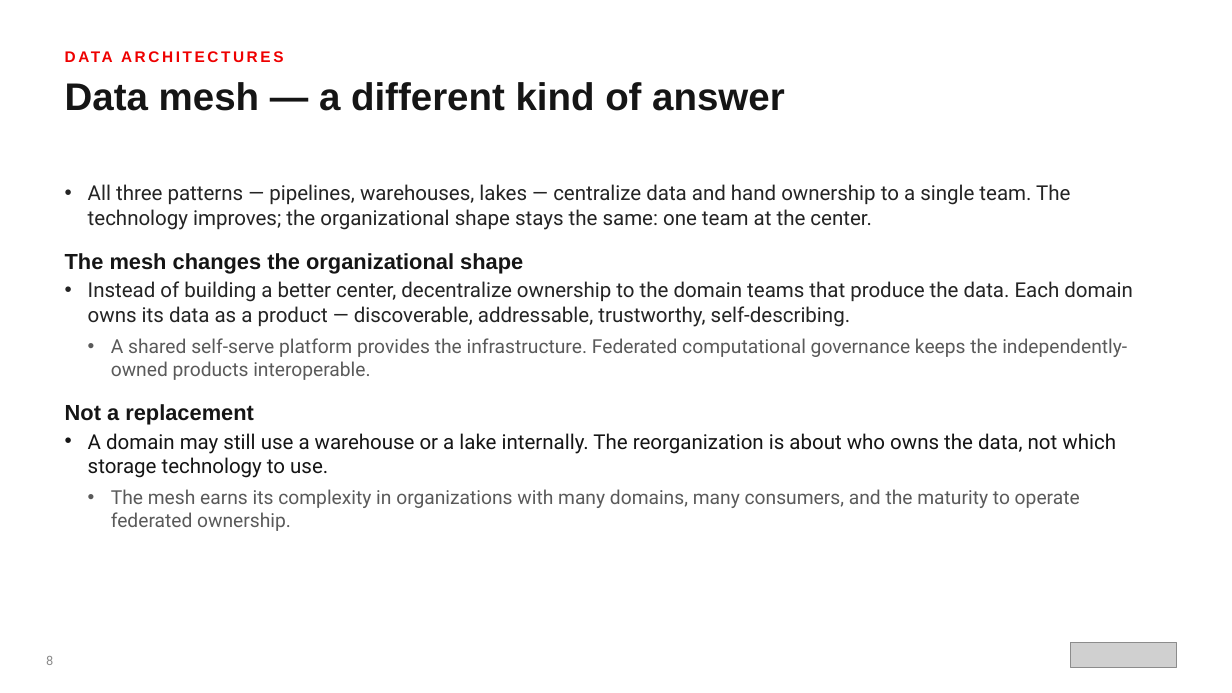
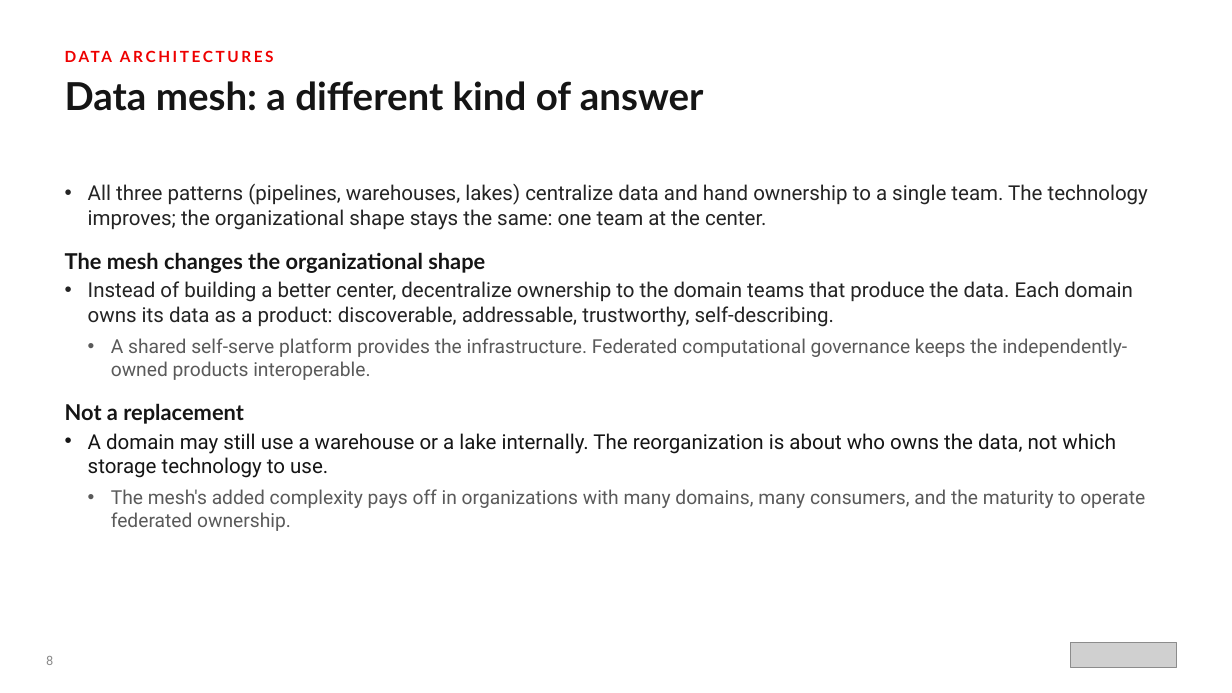
Before and after one commit to patterncatalyst/datamesh-reference-arch-python, a slide deck: slide 9 of presentation/data-mesh-101/The_Data_Mesh_101.pptx. Drawn at 1232x693 pixels with LibreOffice and Linux fonts; fonts in the diff are those of the drawing; grey boxes stand for pictures. Boxes give left, top, right and bottom in pixels: in the first picture for what was removed or moved away, otherwise in the second. Text is boxed around its words. In the diff, an @@ line names an element or a change of style, - is before the commit and + after.

Commit message:
docs(deck): voice + Red Hat Display pass on the data-mesh decks (#22)
* docs(deck): professional-voice pass on the data-mesh decks

Remove em dashes, chapter/section cross-references, and ban-tier verbal
tics (deliberately, earns its place, load-bearing, worth noticing, honest,
on purpose, not a toy, rest of this deck) from The Data Mesh 101 and
Data Mesh on OpenShift pptxgenjs sources, then rebuild both decks.

* docs(deck): Red Hat Display titles on the data-mesh decks

Replace the Overpass SemiBold heading font token with Red Hat Display in
both pptxgenjs sources (The Data Mesh 101, Data Mesh on OpenShift) and
rebuild; body (Red Hat Text) and code (Red Hat Mono) fonts are unchanged.

```diff
--- a/presentation/data-mesh-101/The_Data_Mesh_101.pptx
+++ b/presentation/data-mesh-101/The_Data_Mesh_101.pptx
@@ text "DATA ARCHITECTURES" at (65,82,147,111): font Arial to Lato @@
@@ text at (156,81,704,111): text changed; font Arial to Lato @@
-Data mesh — a different kind of answer
+Data mesh: a different kind of answer
@@ text at (88,184,1148,230): text changed @@
-• All three patterns — pipelines, warehouses, lakes — centralize data and hand ownership to a single team. The technology improves; the organizational shape stays the same: one team at the center.
+• All three patterns (pipelines, warehouses, lakes) centralize data and hand ownership to a single team. The technology improves; the organizational shape stays the same: one team at the center.
@@ text at (65,252,485,424): font Arial to Lato in "The mesh changes the organizational shape", "Not a replacement" @@
@@ text at (88,281,1133,327): text changed @@
-• Instead of building a better center, decentralize ownership to the domain teams that produce the data. Each domain owns its data as a product — discoverable, addressable, trustworthy, self-describing.
+• Instead of building a better center, decentralize ownership to the domain teams that produce the data. Each domain owns its data as a product: discoverable, addressable, trustworthy, self-describing.
@@ text at (111,489,1145,531): text changed @@
-  • The mesh earns its complexity in organizations with many domains, many consumers, and the maturity to operate federated ownership.
+  • The mesh's added complexity pays off in organizations with many domains, many consumers, and the maturity to operate federated ownership.
```
Also in this commit, not shown: 13 other slides changed, 4 other files.
